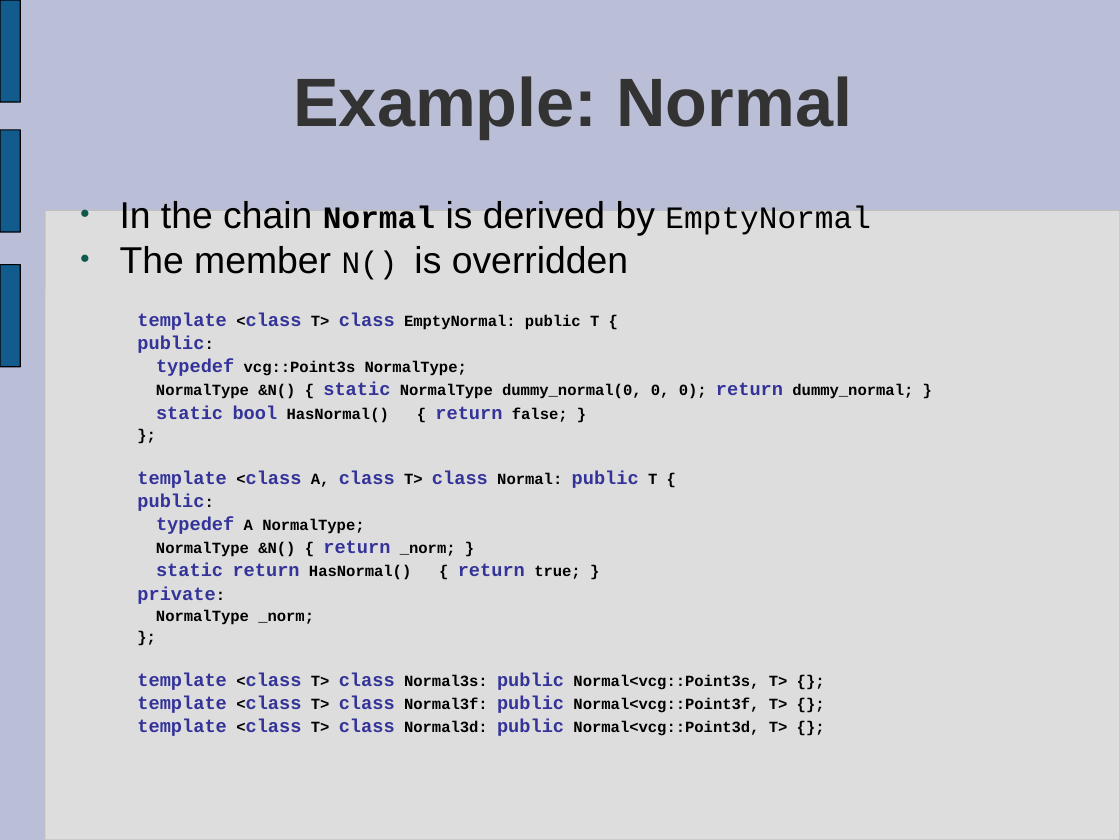
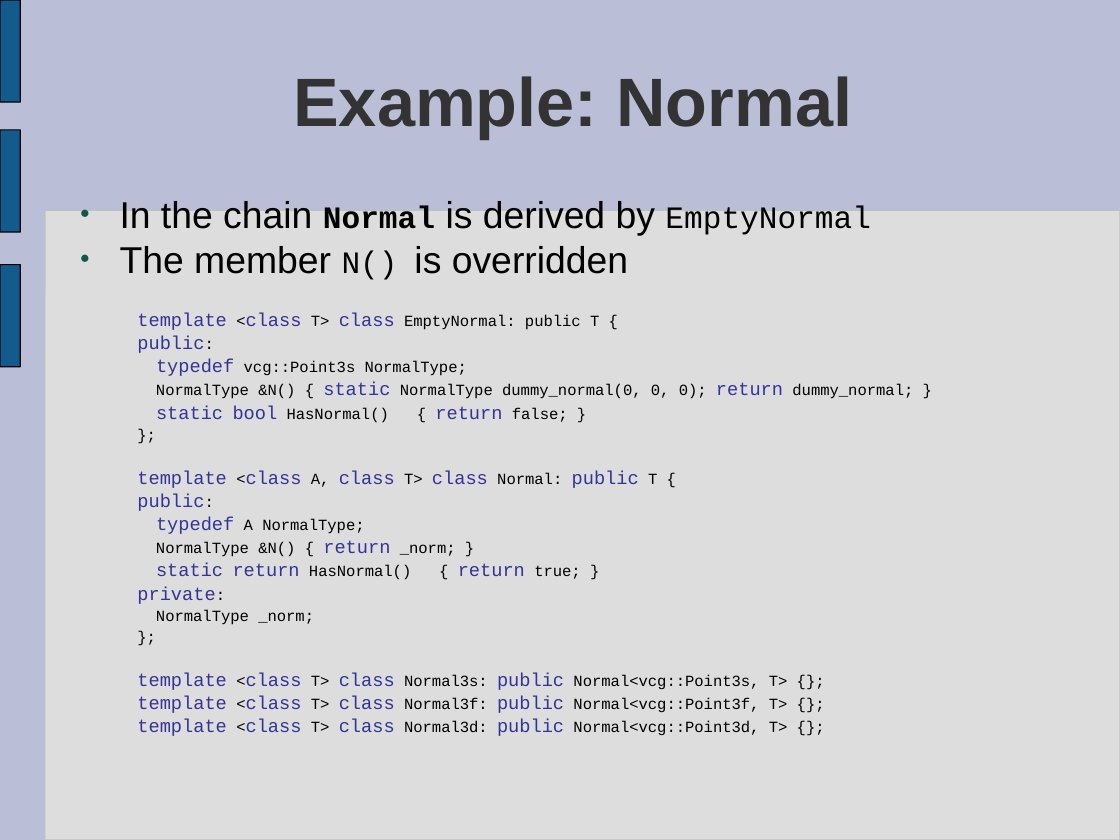
Before and after one commit to virtualritz/vcglib, a slide deck: slide 8 of docs/introduction to vcg.ppt. Drawn at 1120x840 pixels with LibreOffice and Linux fonts; fonts in the diff are those of the drawing. Boxes give left, top, right and bottom in pixels: in the first picture for what was removed or moved away, otherwise in the second. Text is boxed around its words. In the diff, an @@ line names an element or a change of style, - is before the commit and + after.

Commit message:
partyl rewritten, added optional type explained

```diff
--- a/docs/introduction to vcg.ppt
+++ b/docs/introduction to vcg.ppt
@@ text at bbox=[137, 313, 913, 736]: bold off in "template <class T> class EmptyNormal: public T ...", "public:", "typedef vcg::Point3s NormalType;", "NormalType &N() { static NormalType dummy_normal(0, 0, ..." and 13 more places @@
```
Also in this commit, not shown: 10 other slides changed, 9 slides added, 1 slide removed.
